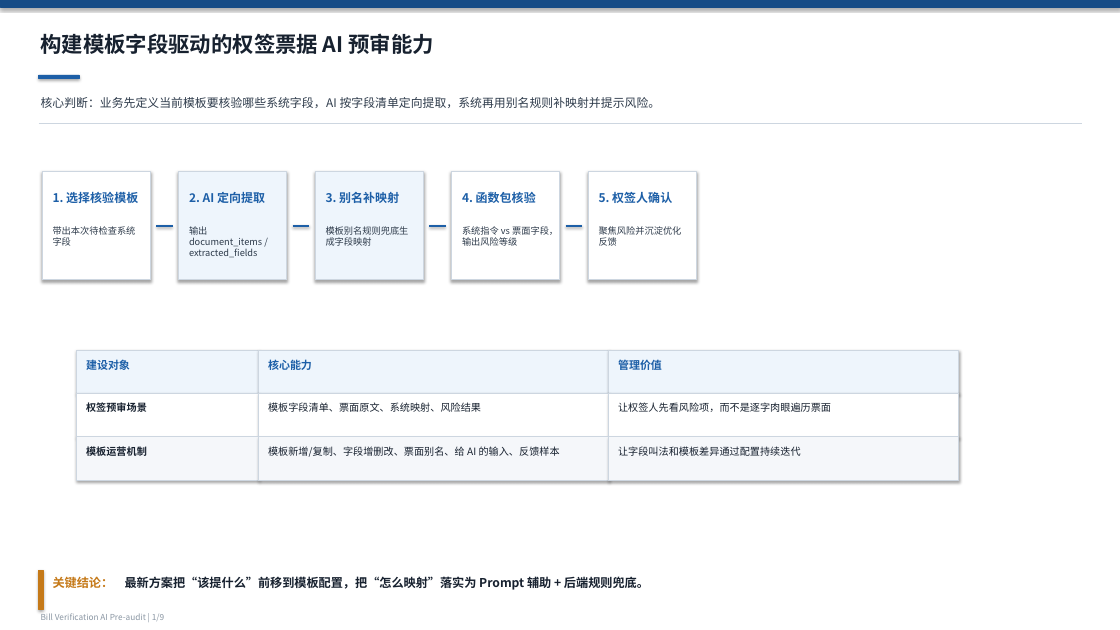
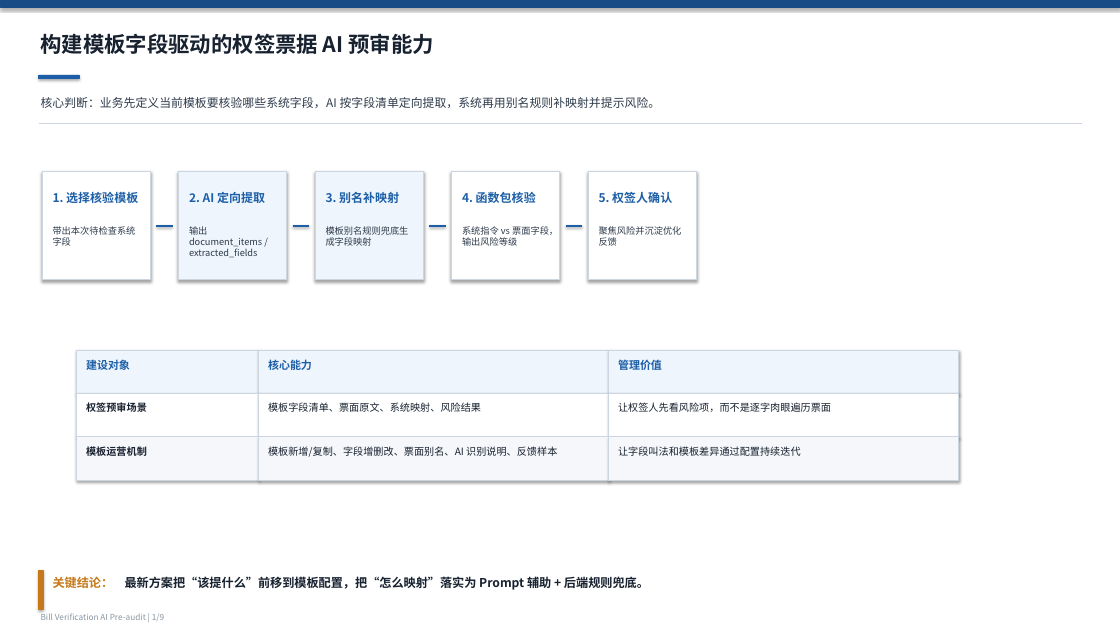
Before and after one commit to LuluCJJ/bill-verification, a slide deck: slide 1 of docs/business-overview-deck/output/bill_verification_business_overview_editable.pptx. Drawn at 1120x630 pixels with LibreOffice and Linux fonts; fonts in the diff are those of the drawing. Boxes give left, top, right and bottom in pixels: in the first picture for what was removed or moved away, otherwise in the second. Text is boxed around its words. In the diff, an @@ line names an element or a change of style, - is before the commit and + after.

```diff
--- a/docs/business-overview-deck/output/bill_verification_business_overview_editable.pptx
+++ b/docs/business-overview-deck/output/bill_verification_business_overview_editable.pptx
@@ text at <box>268,446,557,457</box>: text changed @@
-模板新增/复制、字段增删改、票面别名、给 AI 的输入、反馈样本
+模板新增/复制、字段增删改、票面别名、AI 识别说明、反馈样本
```
Also in this commit, not shown: 4 other slides changed, 18 other files.
